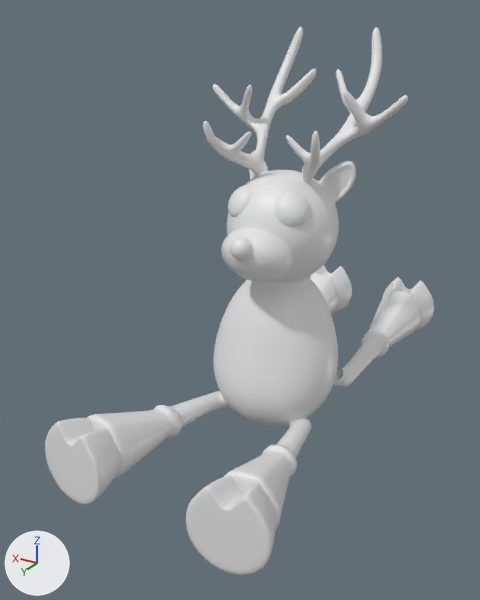
Renders of the Blender file meshes/DeerInHeadLights.blend from each side of a commit.
One viewpoint serves both versions: a 50 mm camera at (-4.95, 9.63, 6.81) aimed at (0.5, 0.55, 2.27). The lights are fixed; the arrows at lower left show +X, +Y and +Z.
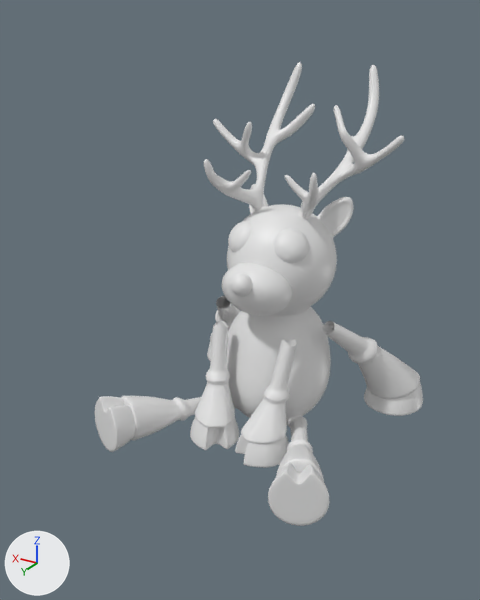
Boxes [x1, y1, x2, y2] around the edits, measured in the pictures (480 x 600 px; the box of a moved part takes in the faces that stretch with it):
'Cube.001', reshaped, rescaled (16% narrower, 26% shorter): before [45, 265, 434, 575]; after [95, 296, 423, 526]
'Cube', mesh moved: before [203, 27, 408, 288]; after [204, 62, 404, 316]
part 2 of me_cube_001, moved or reshaped: before [313, 265, 434, 330]; after [207, 342, 423, 416]
part 3 of me_cube_001, added: after [190, 418, 289, 468]
part 4 of me_cube_001, added: after [210, 296, 420, 398]
part 5 of me_cube_001, added: after [195, 321, 297, 444]
part 6 of me_cube_001, deleted: before [310, 273, 421, 387]
part 7 of me_cube_001, moved or reshaped: before [45, 391, 311, 575]; after [95, 396, 330, 526]
part 8 of me_cube_001, moved or reshaped: before [220, 279, 332, 355]; after [228, 307, 324, 361]

Patch to the scene script:
```diff
--- a/meshes/DeerInHeadLights.blend.py
+++ b/meshes/DeerInHeadLights.blend.py
@@ me_cube @@
 me_cube.from_pydata(...)  # 1487 vertices, 1514 faces; spans x -1.78..0.0, y -1.96..1.52, z 2.13..6.63
 # used by ob_cube; location = (0.0, 0.0, 0.0)
+# me_cube part 1: the whole mesh is moved by (0.0, 0.0, -0.59)
 me_cube.materials.append(mat_material)
@@ me_cube_001 @@
 # used by ob_cube_001; location = (0.0, 0.0, 0.0)
-me_cube_001.from_pydata(...)  # 556 vertices, 518 faces; spans x -2.0..0.0, y -4.54..4.08, z -0.1..2.77
+me_cube_001.from_pydata(...)  # 698 vertices, 639 faces; spans x -2.72..0.0, y -2.2..3.34, z -0.1..2.77
+# me_cube_001 part 2: the loose piece of 52 vertices spanning x -1.64..-0.36, y -4.54..-3.95, z -0.04..1.32 is multiplied about its middle by the matrix ((0.922, 0.0, -0.388), (-0.388, 0.0, -0.922), (0.0, 1.0, 0.0)), then moved by (-1.05, 2.76, -0.35)
+# me_cube_001 part 3: the loose piece of 52 vertices spanning x -2.0..-0.72, y 3.35..4.08, z 0.01..1.37 is copied, and the copy is multiplied about its middle by the matrix ((0.662, 0.037, 0.453), (-0.449, -0.072, 0.662), (0.071, -0.799, -0.039)), then moved by (0.8, -2.08, -0.45); it spans x -1.1..-0.04, y 1.06..2.18, z 0.0..0.49
+# me_cube_001 part 4: a new loose piece of 96 vertices spanning x -2.62..-1.02, y -2.09..0.4, z 0.33..2.37, in mat_material (white #e7e7e7)
+# me_cube_001 part 5: a new loose piece of 86 vertices spanning x -1.01..-0.13, y 0.9..2.08, z 0.44..2.26, in mat_material (white #e7e7e7)
+# me_cube_001 part 6: the loose piece of 102 vertices spanning x -1.53..-0.47, y -3.99..-0.99, z 0.07..1.21 is deleted
+# me_cube_001 part 7: 82 vertices moved from x -2.0..-0.74, y 0.7..4.06, z 0.02..1.22 to x -2.19..-0.76, y 0.69..3.18, z 0.11..1.14; 56 vertices removed from x -1.98..-0.72, y 3.35..4.08, z 0.01..1.37; 66 vertices added at x -2.5..-1.45, y 2.54..3.34, z 0.06..1.15
+# me_cube_001 part 8: 37 vertices moved from x -0.95..0.0, y -0.75..0.81, z 1.94..2.47 to x -0.93..0.0, y -0.68..0.74, z 1.94..2.47
 me_cube_001.materials.append(mat_material)
@@ ob_cube_001 @@
 ob_cube_001.location = (0.0, 0.0, 0.0)
+ob_cube_001.scale = (0.884, 0.884, 0.884)
 _m = ob_cube_001.modifiers.new('Mirror', 'MIRROR')
```
